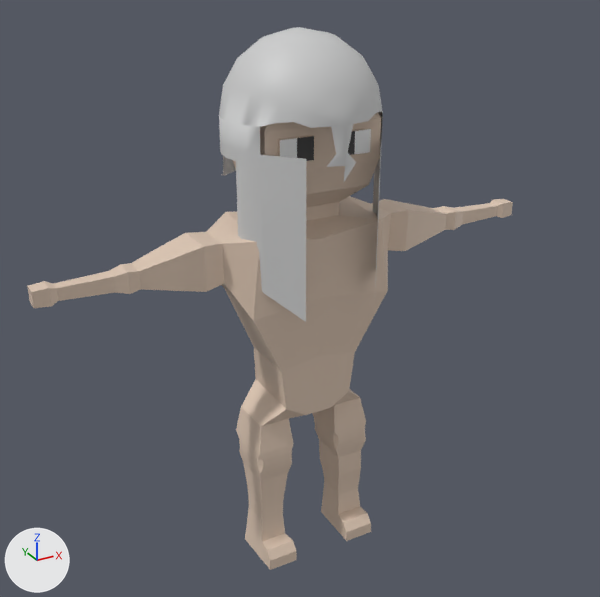
Renders of the FBX model Assets/Modeller og Assets/MODELLERNE/NPC.fbx from each side of a commit.
Camera for both pictures: a 50 mm lens placed at (-0.8, -6.04, 6.17), pointed at (2.36, -0.3, 3.3). Every picture has the same lights, and +X, +Y and +Z are marked at lower left. Where no turn or scale is listed for an object, it has been applied to the vertices. Vertices at the same position are counted once.

Script lines for the objects in view, before the commit:
```python
me_cube_010 = bpy.data.meshes.new('Cube.010')
me_cube_010.from_pydata(...)  # 282 vertices, 284 faces; spans x -2.4..2.4, y -0.42..0.41, z 0.88..5.43
me_cube_010.materials.append(mat_material_004)  # picture img_imphenziapalette01_png
me_cube_011 = bpy.data.meshes.new('Cube.011')
me_cube_011.from_pydata(...)  # 242 vertices, 213 faces; spans x -0.7..0.67, y -0.7..0.78, z 3.63..5.91
me_cube_011.materials.append(mat_material_002)  # picture img_imphenziapalette01_png
ob_hovedkarakter_001 = bpy.data.objects.new('Hovedkarakter.001', me_cube_010)
ob_hovedkarakter_001.location = (2.622, 0.128, -0.443)
ob_hovedkarakter_008 = bpy.data.objects.new('Hovedkarakter.008', me_cube_011)
ob_hovedkarakter_008.location = (2.615, 0.107, -0.441)
```
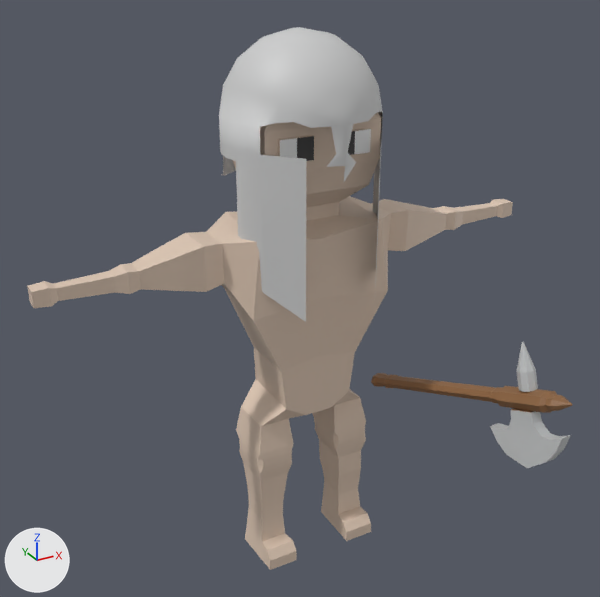
The newer file is also turned or shifted as a whole; pictures and numbers use the older file's frame.

The change, as JSON lines over the scene's bpy script:
```json
{"block": "me_cube_011", "where": "me_cube_011.from_pydata(...)  # 242 vertices, 213 faces; spans x -0.7..0.67, y -0.7..0.78, z 3.63..5.91"}
{"block": "me_cube_011", "where": "# used by ob_hovedkarakter_008; location = (2.615, 0.107, -0.441)"}
{"block": "me_cube_011", "change": "me_cube_011 part 1: its shading normals changed"}
{"op": "add", "block": "me_cube_006", "code": ["me_cube_006 = bpy.data.meshes.new('Cube.006')", "me_cube_006.from_pydata(...)  # 260 vertices, 246 faces; spans x 2.72..3.26, y -5.47..-3.19, z 1.13..2.27", "me_cube_006.materials.append(mat_material_002)  # picture img_imphenziapalette01_png"]}
{"op": "add", "block": "ob_npc_005", "code": ["ob_npc_005 = bpy.data.objects.new('NPC.005', me_cube_006)", "ob_npc_005.location = (0.697, 3.349, 0.794)"]}
```

What differs and where, as boxes [x1, y1, x2, y2] in the pictures (600 x 597 px):
```json
{"object": "NPC.005", "change": "added", "after": [371, 342, 573, 468]}
```
